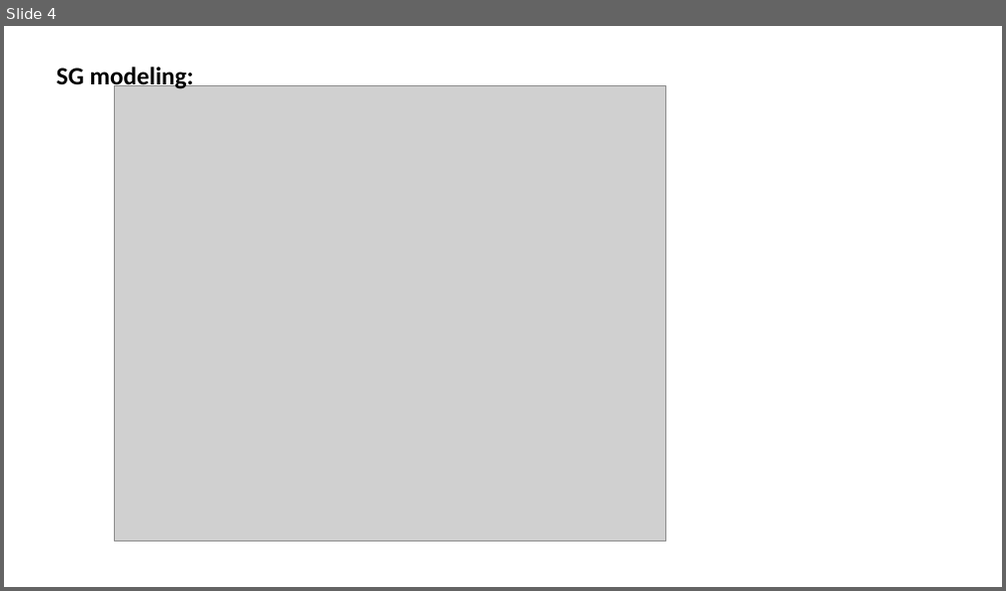
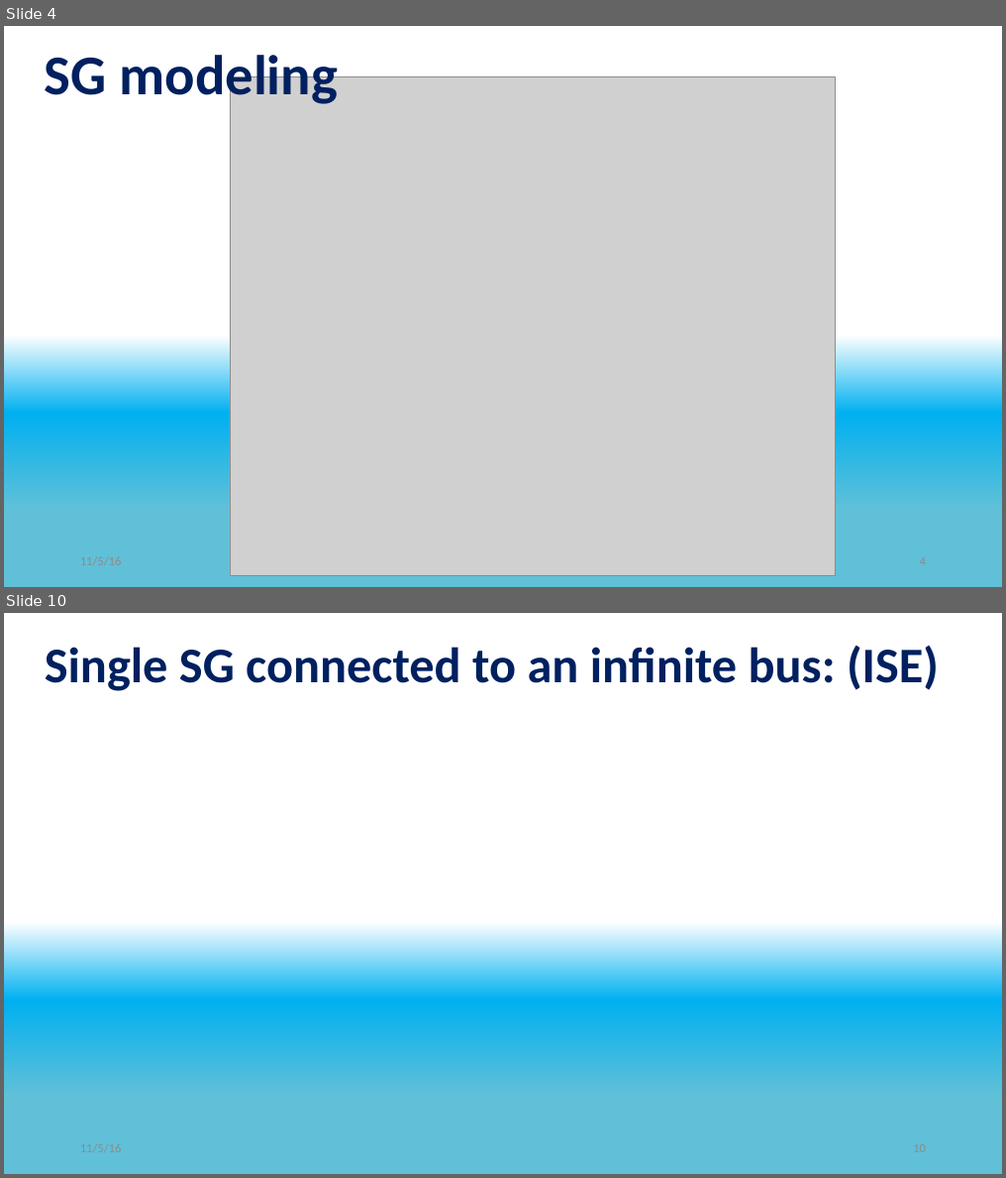
Before and after one commit to eladven/thesis, a slide deck: Presentations/Seminar.pptx. Shown one above the other, each under a label of ours: slide 4 before the commit, slides 4 and 10 after it; the slides between them are not shown. The pictures are 1006x591 and 1006x1178 pixels, drawn with LibreOffice and Linux fonts; fonts in the diff are those of the drawing; grey boxes stand for pictures. Boxes give left, top, right and bottom in pixels: in the first picture for what was removed or moved away, otherwise in the second. Text is boxed around its words. In the diff, an @@ line names an element or a change of style, - is before the commit and + after.

```diff
--- a/Presentations/Seminar.pptx
+++ b/Presentations/Seminar.pptx
@@ slide 10 added at (4,613,1002,1174), background gradient #FFFFFF to #00B0F0 to #60C0D8 @@
@@ title added at (45,646,939,691), 48 pt, text #002060, bold @@
+Single SG connected to an infinite bus: (ISE)
@@ slide 4 changed as well @@
@@ background #FFFFFF to gradient #FFFFFF to #00B0F0 to #60C0D8 @@
@@ title "SG modeling" at (45,55,339,108): vertical alignment top to bottom @@
@@ title at (45,55,339,108): text changed; size 24 to 54 pt; text colour #000000 to #002060 @@
-SG modeling:
+SG modeling
@@ picture: place and size @@
-picture at (114,85,665,541)
+picture at (230,76,835,576)
```
Also in this commit, not shown: 6 other slides changed, 15 other slides added, 20 slides removed.
